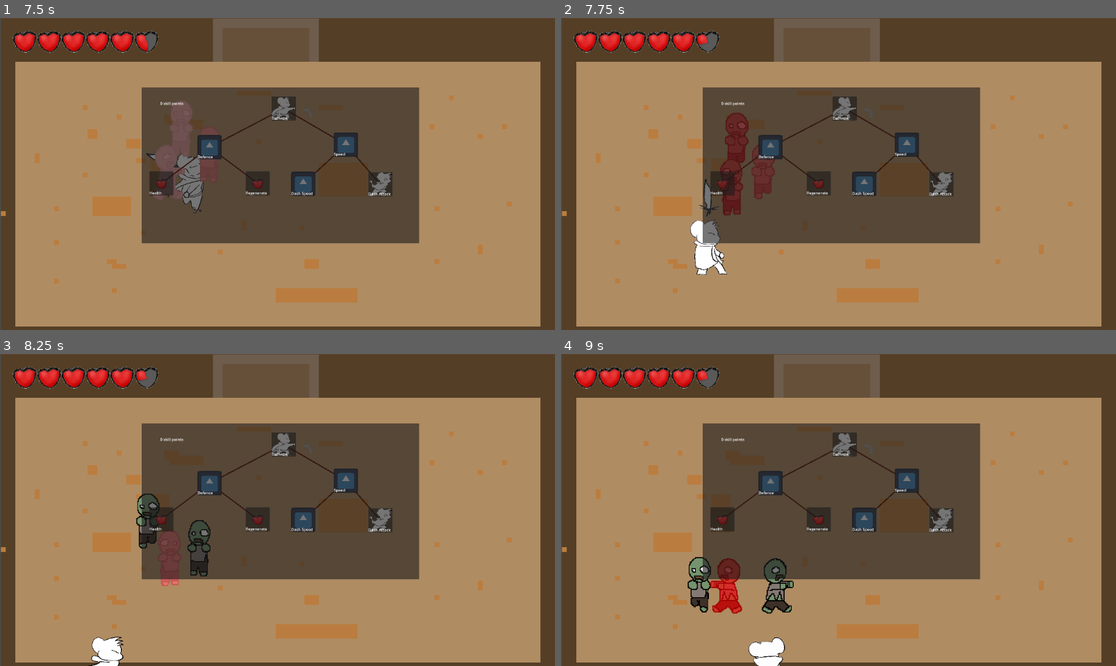
Above: before the commit, frames 1-4 (two rows, left to right).
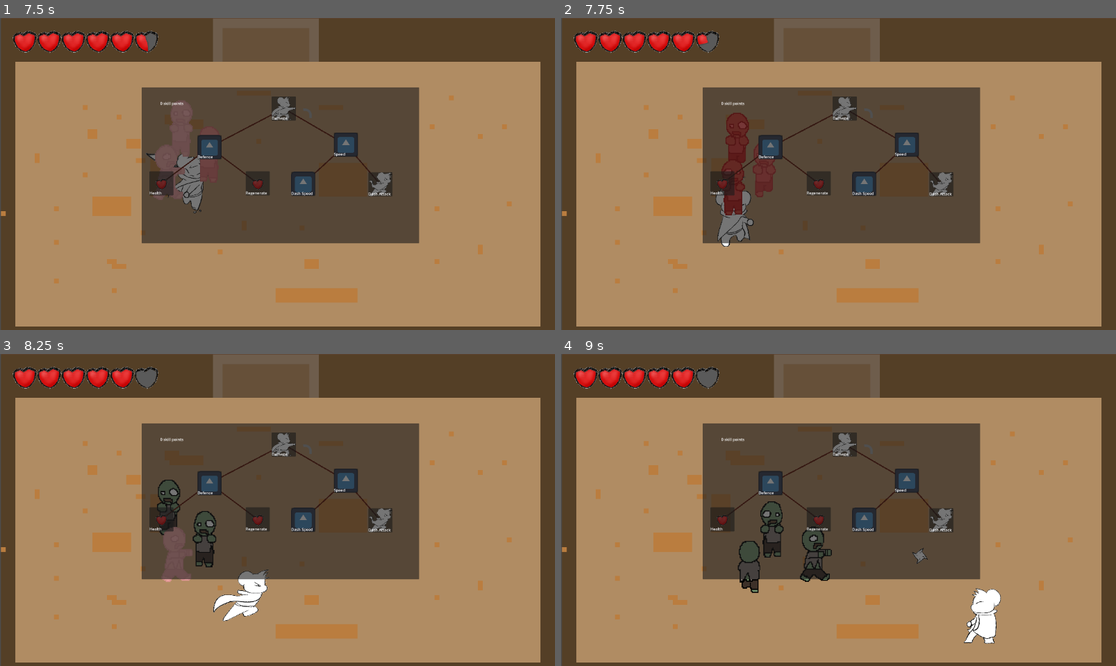
Above: after the commit, the same moments.

Repository: bcorrigall/ratknight
Game: Godot game, scene res://main_menu.tscn
Two runs of this game, one before a commit and one after it. Both use one fixed random seed, a clock stepped at 60 frames per second and the inputs below. The engine's default icon, where the game draws it, is replaced by a stand-in: a white triangle on a blue panel in a dark square.
Inputs (mouse positions are in pixels of both pictures, inside the frame that each line leads up to):
- Up to frame 1 (7.5 s): click "Start" at 0.5 s; move the mouse to (249, 236) at 1.27 s; hold Shift (dash) 1.28-2.03 s; hold Up (move_up) 1.28-2.78 s; move the mouse to (444, 220) at 2.02 s; tap J (attack_light) at 2.1, 6.6 s; tap Shift (dash) at 2.3, 3.05, 3.6, 4.55, 5.3, 6.8 s; move the mouse to (111, 127) at 2.77 s; hold K (attack_spin) 2.78-3.53 s; hold A (move_left) 2.78-4.28 s; move the mouse to (305, 174) at 3.52 s; move the mouse to (194, 96) at 4.27 s; press the mouse at (194, 96) at 4.28 s; hold S (move_down) 4.28-5.03 s; move the mouse to (399, 158) at 5.02 s; release the mouse at (399, 158) at 5.03 s; hold Right (move_right) 5.03-5.78 s; tap L (level) at 5.1 s; move the mouse to (166, 189) at 5.77 s; hold Up (move_up) 5.78-6.53 s; hold Shift (dash) 5.78-6.53 s; move the mouse to (333, 105) at 6.52 s; hold Right (move_right) from 6.53 s (still down); move the mouse to (249, 236) at 7.27 s; hold K (attack_spin) from 7.28 s (still down)
- Up to frame 2 (7.75 s): keep holding Right (move_right); keep holding K (attack_spin); tap Shift (dash) at 7.55 s
- Up to frame 3 (8.25 s): keep holding Right (move_right); move the mouse to (444, 556) at 8.02 s; release K (attack_spin) at 8.03 s; tap Shift (dash) at 8.1 s
- Up to frame 4 (9 s): move the mouse to (672, 463) at 8.77 s; release Right (move_right) at 8.78 s; press the mouse at (672, 463) at 8.78 s; hold S (move_down) from 8.78 s (still down)

Frame 1 is identical in both runs. In frame 2, 1.6% of the frame differs, in the area x 23-39%, y 30-83%; in frame 3, 2.7%; in frame 4, 4.1%, in the area x 22-80%, y 5-100%.

Commit message:
free menu

Diff:
--- a/MainMenu.gd
+++ b/MainMenu.gd
@@ -19,6 +19,7 @@
 func _on_start_button_pressed():
 	$StartButton.hide()
 	$Label.hide()
+	get_node("/root/MainMenu").queue_free()
 	get_tree().root.add_child(simultaneous_scene)
 
 func game_over():
--- a/playerMovement.gd
+++ b/playerMovement.gd
@@ -82,7 +82,7 @@
 	$AttackTimeout.start(attack_cooldown)
 
 func dash():
-	if (!in_dash and !dash_timed_out):
+	if (!in_dash and !dash_timed_out and !knocked_back):
 		in_dash = true
 		$Dash.start(dash_time)
 		real_speed = dash_speed
